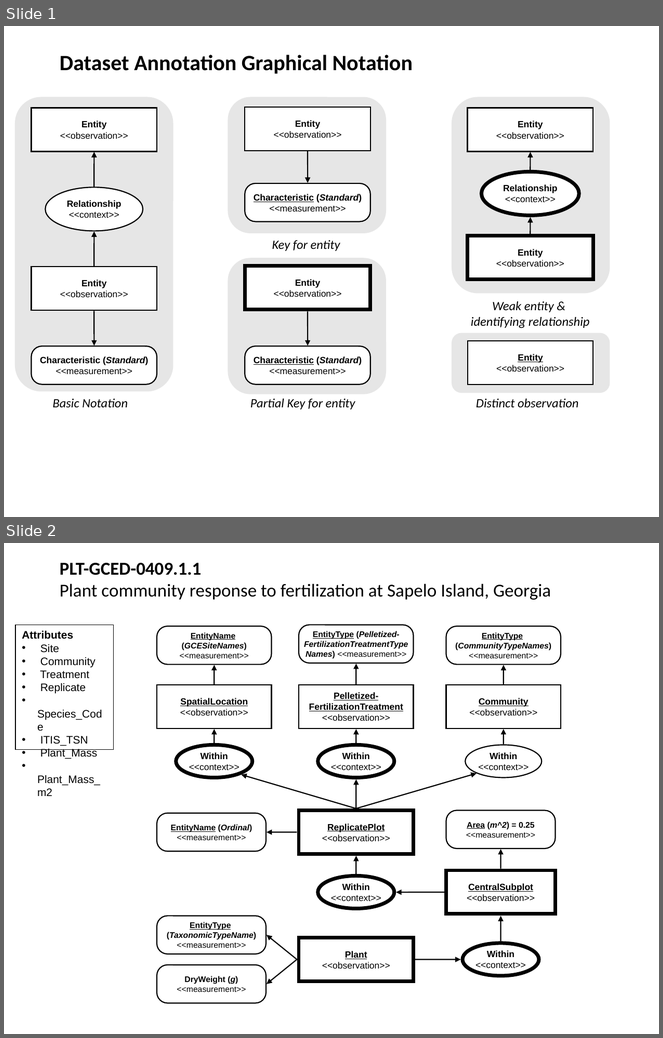
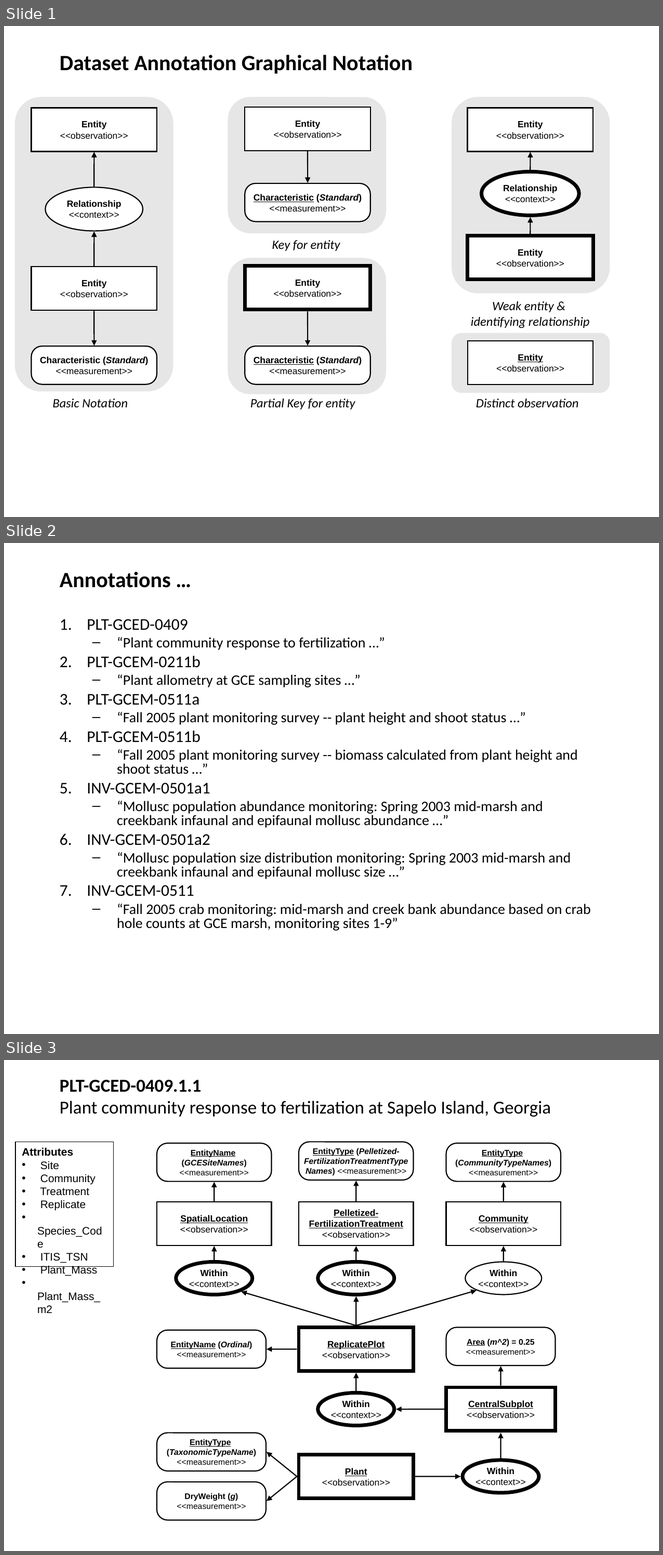
Before and after one commit to NCEAS/semtools, a slide deck: dev/annotation/doc/gce-examples-2008.ppt. Shown one above the other, each under a label of ours: slides 1 and 2 before the commit, slides 1, 2 and 3 after it. The pictures are 663x1038 and 663x1555 pixels, drawn with LibreOffice and Linux fonts; fonts in the diff are those of the drawing. Boxes give left, top, right and bottom in pixels: in the first picture for what was removed or moved away, otherwise in the second. Text is boxed around its words. In the diff, an @@ line names an element or a change of style, - is before the commit and + after.

```diff
--- a/dev/annotation/doc/gce-examples-2008.ppt
+++ b/dev/annotation/doc/gce-examples-2008.ppt
@@ slide 2 added at [4,543,659,1034], background #FFFFFF @@
@@ title added at [60,572,171,588], 24 pt, text #000000, bold @@
+Annotations …
@@ text added at [87,619,591,931], 16 pt, text #000000 @@
+1. PLT-GCED-0409
+  – “Plant community response to fertilization …”
+2. PLT-GCEM-0211b
+  – “Plant allometry at GCE sampling sites …”
+3. PLT-GCEM-0511a
+  – “Fall 2005 plant monitoring survey -- plant height and shoot status …”
+4. PLT-GCEM-0511b
+  – “Fall 2005 plant monitoring survey -- biomass calculated from plant height and shoot status …”
+5. INV-GCEM-0501a1
+  – “Mollusc population abundance monitoring: Spring 2003 mid-marsh and creekbank infaunal and epifaunal mollusc abundance …”
+6. INV-GCEM-0501a2
+  – “Mollusc population size distribution monitoring: Spring 2003 mid-marsh and creekbank infaunal and epifaunal mollusc size …”
+7. INV-GCEM-0511
+  – “Fall 2005 crab monitoring: mid-marsh and creek bank abundance based on crab hole counts at GCE marsh, monitoring sites 1-9”
@@ what was slide 2 is now slide 3 @@
```
Also in this commit, not shown: 2 slides changed, 4 other slides added.
